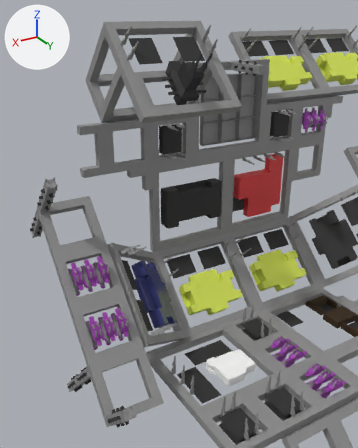
The glTF model StarbaseAtlasProjectOrigin.glb, before and after one commit.
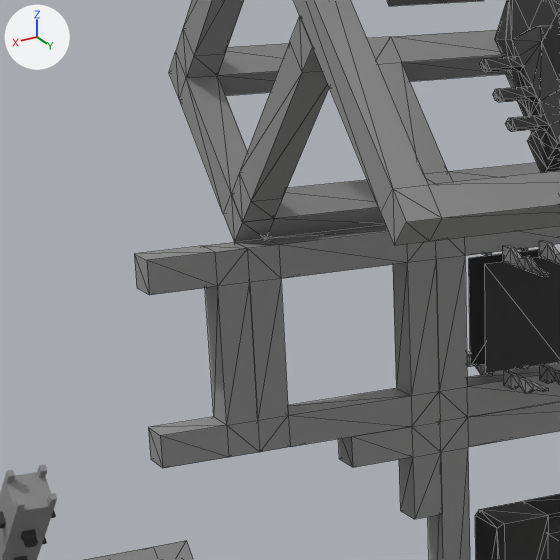
Each version is shown from a 50 mm lens placed at (1158.0, 1332.0, 853.0), pointed at (286.0, -120.0, 127.0), then close up on the part from 12% to 51% of the width and 14% to 45% of the height. The lights are fixed; the arrows at upper left show +X, +Y and +Z. The close-ups show mesh edges as thin lines. Where no turn or scale is listed for an object, it has been applied to the vertices.

Objects in the first close-up: 'Block_Ship_Hangars.001', 'Block_VIS_HQ.002', 'Quarter_Block.156', 'Quarter_Block.159', 'Quarter_Block.161', 'Quarter_Block.162', 'Quarter_Block_Half.050', 'Quarter_Block_Ore_Storage_Tower.006', 'Quarter_Block_Pillar.006', 'Quarter_Block_Pillar.008', 'Quarter_Block_Quarter.005', 'Quarter_Block_Towers.036'.
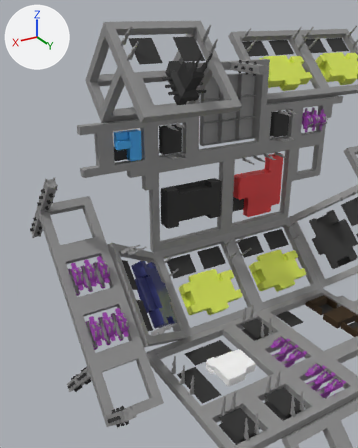
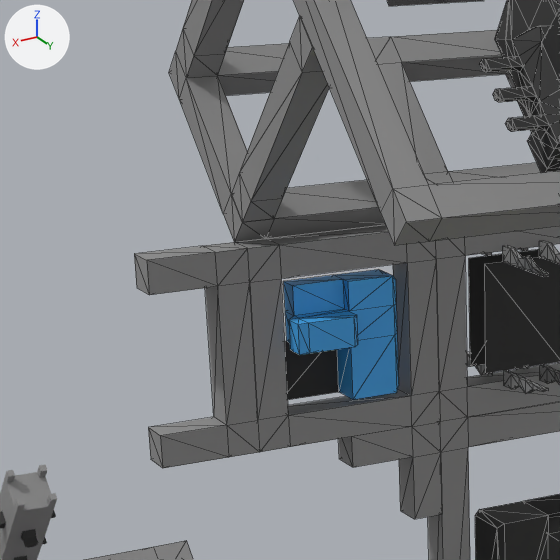
Location of each change, (x1, y1, x2, y2) in pixels of the close-ups (560 x 560 px):
'Quarter_Block.159', reshaped, moved, turned
    both: (235, 225, 440, 452)

What the commit changed:
Material 'Blue' (mat_blue) is new.
Its base color is (0.0583, 0.409, 0.89) (blue #44abf2).
Mesh me_cube_029 is new.
It has 76 vertices, 147 faces and spans x -185.0..0.0, y -185.0..0.0, z -30.0..20.0.
Faces by material slot: [64, 80, 3].
It uses material mat_gray (grey #8f8f8f).
It uses material mat_blue (blue #44abf2).
It uses material mat_black (black #2d2d2d).
Object 'Quarter_Block.159' (ob_quarter_block_159) now shows me_cube_029 instead of me_cube_007.
Object 'Quarter_Block.159' (ob_quarter_block_159) moves from (480.0, -338.0, 485.0) to (295.0, -308.0, 485.0).
Object 'Quarter_Block.159' (ob_quarter_block_159) turns from (90, 0, 0) to (90, 0, -180) degrees about x, y and z.
